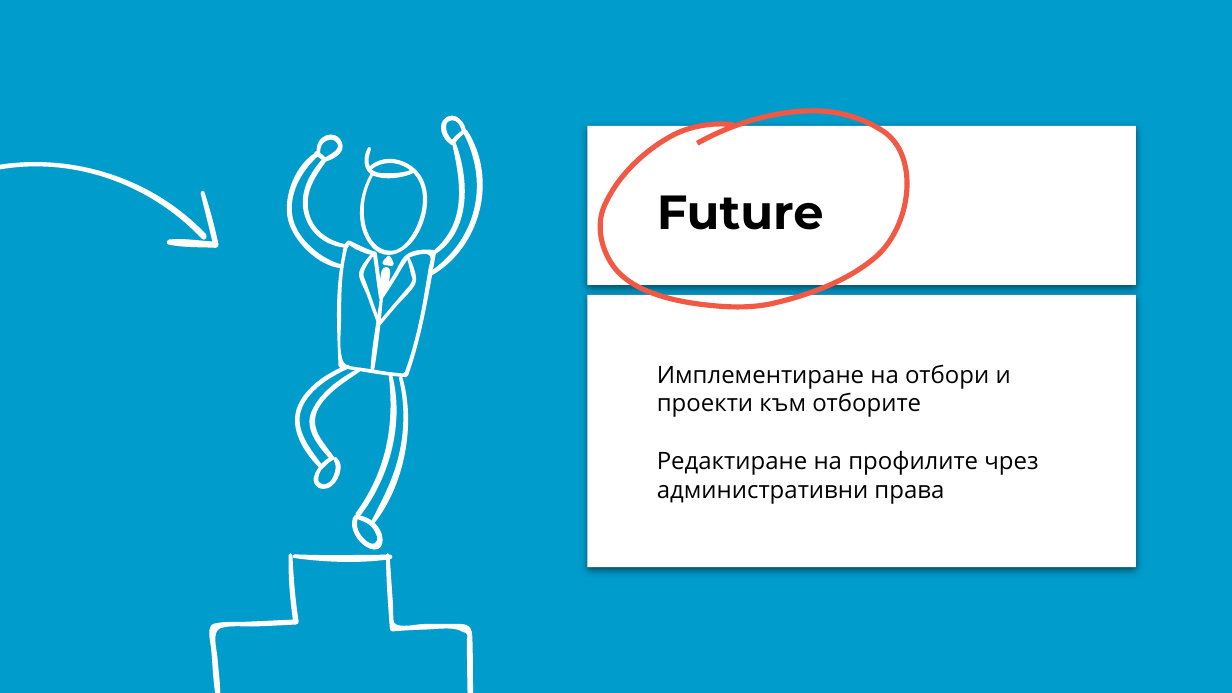
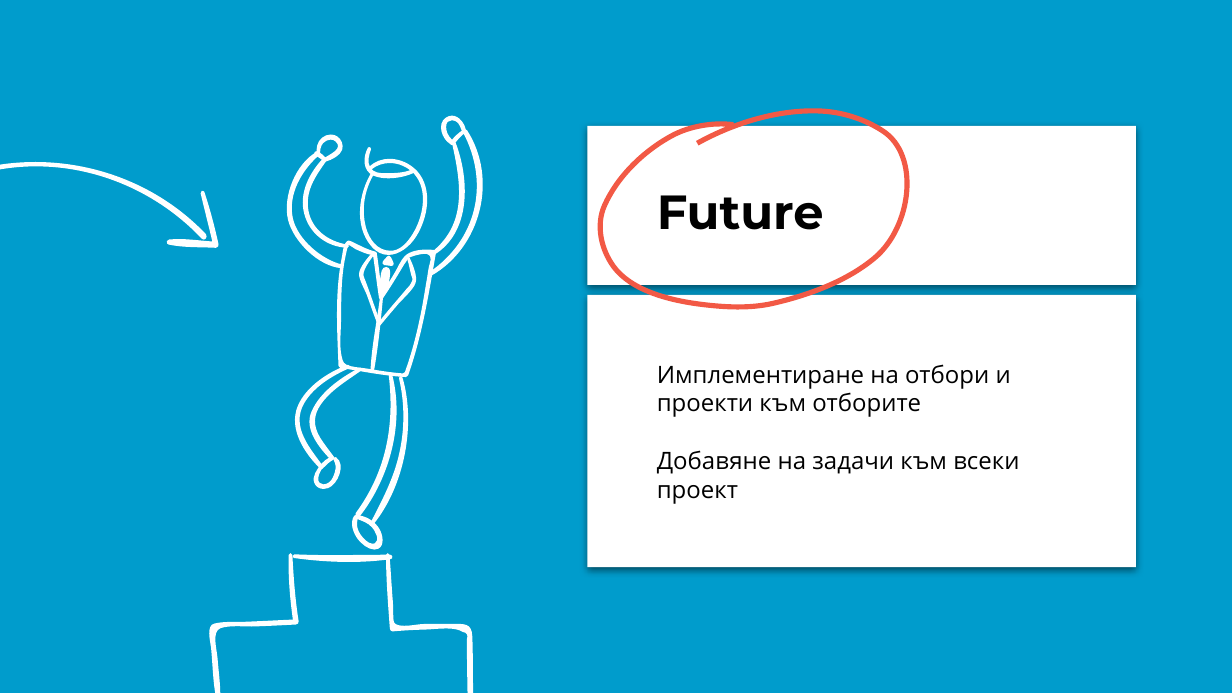
Before and after one commit to codingburgas/2122-otj-10-project-repo-VLMladenov19, a slide deck: slide 5 of doc/Presentation.pptx. Drawn at 1232x693 pixels with LibreOffice and Linux fonts; fonts in the diff are those of the drawing. Boxes give left, top, right and bottom in pixels: in the first picture for what was removed or moved away, otherwise in the second. Text is boxed around its words. In the diff, an @@ line names an element or a change of style, - is before the commit and + after.

```diff
--- a/doc/Presentation.pptx
+++ b/doc/Presentation.pptx
@@ subtitle at (x1=657, y1=450, x2=1019, y2=504): text changed @@
-Редактиране на профилите чрез административни права
+Добавяне на задачи към всеки проект
```
Also in this commit, not shown: 1 other slide changed, 6 other files.
